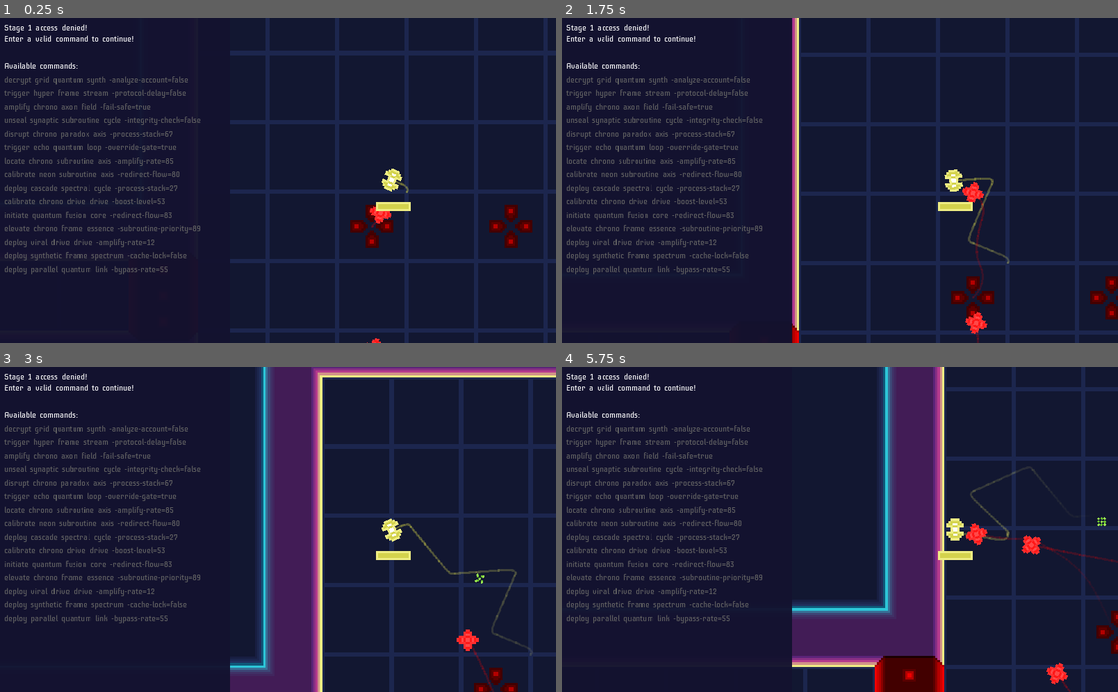
Above: before the commit, frames 1-4 (two rows, left to right).
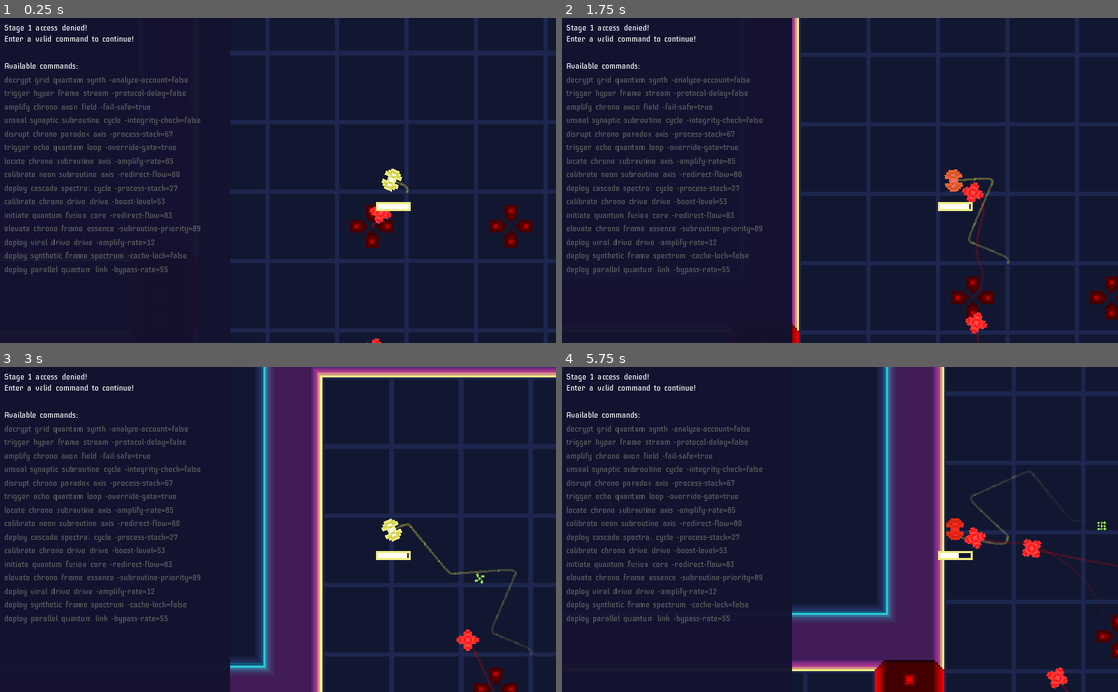
Above: after the commit, the same moments.

Repository: kosinaz/loop-breakerz
Game: Godot game, scene res://map.tscn
Same seed, same stepped clock (60 frames per second), same inputs: the game is played once before the commit and once after it.
Inputs (mouse positions are in pixels of both pictures, inside the frame that each line leads up to):
- Up to frame 1 (0.25 s): no input
- Up to frame 2 (1.75 s): tap Enter at 0.5 s; move the mouse to (962, 164) at 0.52 s; tap 0 at 0.6, 1.35 s; move the mouse to (728, 196) at 1.27 s
- Up to frame 3 (3 s): move the mouse to (333, 458) at 2.02 s; tap 0 at 2.1, 2.85 s; move the mouse to (250, 594) at 2.77 s
- Up to frame 4 (5.75 s): move the mouse to (1006, 578) at 3.52 s; tap 0 at 3.6, 4.35, 5.1 s; move the mouse to (673, 480) at 4.27 s; move the mouse to (867, 529) at 5.02 s

The runs differ from the first frame. In frame 1, less than 0.1% of the frame differs, in the area x 68-74%, y 57-59%; in frame 2, 0.2%; in frame 3, less than 0.1%; in frame 4, 7.4%, in the area x 41-100%, y 0-100%.
Error in both runs: Invalid get index 'text' (on base: 'Nil'). (res://breaker-panel.gd:70)

Commit message:
add player damage

Diff:
--- a/Loop Breakerz/iterator.gd
+++ b/Loop Breakerz/iterator.gd
@@ -4,16 +4,25 @@
 var speed = 30
 onready var target_player = $"../Looper"
 export var health = 1
+export var damage = 1  # Amount of damage dealt to the player
 var explosion_scene = preload("res://explosion_big.tscn")
 var token_scene = preload("res://token.tscn")
 
-func _process(_delta):
+func _process(delta):
 	$Sprite2.rotation_degrees += 7
 
 	# Make the enemy chase the player
-	if target_player:
-		# warning-ignore:return_value_discarded
-		move_and_slide(position.direction_to(target_player.position) * speed)
+	if not target_player:
+		return
+
+	var collision = move_and_collide(position.direction_to(target_player.position) * speed * delta)
+
+	# Check for collision
+	if not collision:
+		return
+	if collision.collider != target_player:
+		return
+	target_player.take_damage(damage)
 
 func take_damage(amount):
 	health -= amount
--- a/Loop Breakerz/looper.gd
+++ b/Loop Breakerz/looper.gd
@@ -2,7 +2,9 @@
 
 # Player speed and velocity
 var speed = 40
+var health = 10
 var velocity = Vector2()
+var damaged = false
 
 # Direction the player is moving in (store last pressed direction)
 var move_direction = Vector2()
@@ -15,6 +17,8 @@
 var projectile_scene = preload("res://projectile_looper.tscn")
 
 onready var health_bar = $"%HealthBar"
+onready var damage_timer = $DamageTimer
+onready var animation_player = $AnimationPlayer
 
 func _process(_delta):
 	# Get the mouse position
@@ -39,6 +43,7 @@
 	# warning-ignore:return_value_discarded
 	move_and_slide(velocity)
 
+
 func shoot():
 	var projectile = projectile_scene.instance()
 	projectile.global_position = global_position
@@ -56,5 +61,17 @@
 	get_parent().add_child(projectile)
 
 # Callback when the Timer times out
-func _on_timer_timeout():
+func _on_attack_timer_timeout():
 	shoot()
+
+func take_damage(amount):
+	if damaged:
+		return
+	damaged = true
+	damage_timer.start()
+	health -= amount
+	health_bar.value = health
+	animation_player.play("hit")
+
+func _on_damage_timer_timeout():
+	damaged = false
--- a/Loop Breakerz/looper.tscn
+++ b/Loop Breakerz/looper.tscn
@@ -10,6 +10,22 @@
 
 [sub_resource type="Gradient" id=2]
 colors = PoolColorArray( 0.933333, 0.929412, 0.513726, 0.509804, 1, 1, 1, 0 )
+
+[sub_resource type="Animation" id=3]
+resource_name = "hit"
+length = 0.4
+tracks/0/type = "value"
+tracks/0/path = NodePath("Sprite:modulate")
+tracks/0/interp = 1
+tracks/0/loop_wrap = true
+tracks/0/imported = false
+tracks/0/enabled = true
+tracks/0/keys = {
+"times": PoolRealArray( 0, 0.2, 0.4 ),
+"transitions": PoolRealArray( 1, 1, 1 ),
+"update": 0,
+"values": [ Color( 1, 1, 1, 1 ), Color( 1, 0, 0, 1 ), Color( 1, 1, 1, 1 ) ]
+}
 
 [node name="Looper" type="KinematicBody2D"]
 collision_layer = 2
@@ -31,9 +47,13 @@
 rotation = 1.5708
 texture = ExtResource( 1 )
 
-[node name="Timer" type="Timer" parent="."]
+[node name="AttackTimer" type="Timer" parent="."]
 wait_time = 2.0
 autostart = true
+
+[node name="DamageTimer" type="Timer" parent="."]
+wait_time = 0.4
+one_shot = true
 
 [node name="CanvasLayer" type="CanvasLayer" parent="."]
 
@@ -48,7 +68,13 @@
 margin_right = 196.0
 margin_bottom = 44.0
 rect_scale = Vector2( 4, 4 )
+max_value = 10.0
+value = 10.0
 texture_under = ExtResource( 5 )
 texture_progress = ExtResource( 4 )
 
-[connection signal="timeout" from="Timer" to="." method="_on_timer_timeout"]
+[node name="AnimationPlayer" type="AnimationPlayer" parent="."]
+anims/hit = SubResource( 3 )
+
+[connection signal="timeout" from="AttackTimer" to="." method="_on_attack_timer_timeout"]
+[connection signal="timeout" from="DamageTimer" to="." method="_on_damage_timer_timeout"]
Binary file changed: Loop Breakerz/assets/health-bar-under.png
Not shown: 1 places in Loop Breakerz/looper.tscn that only renumber resources
